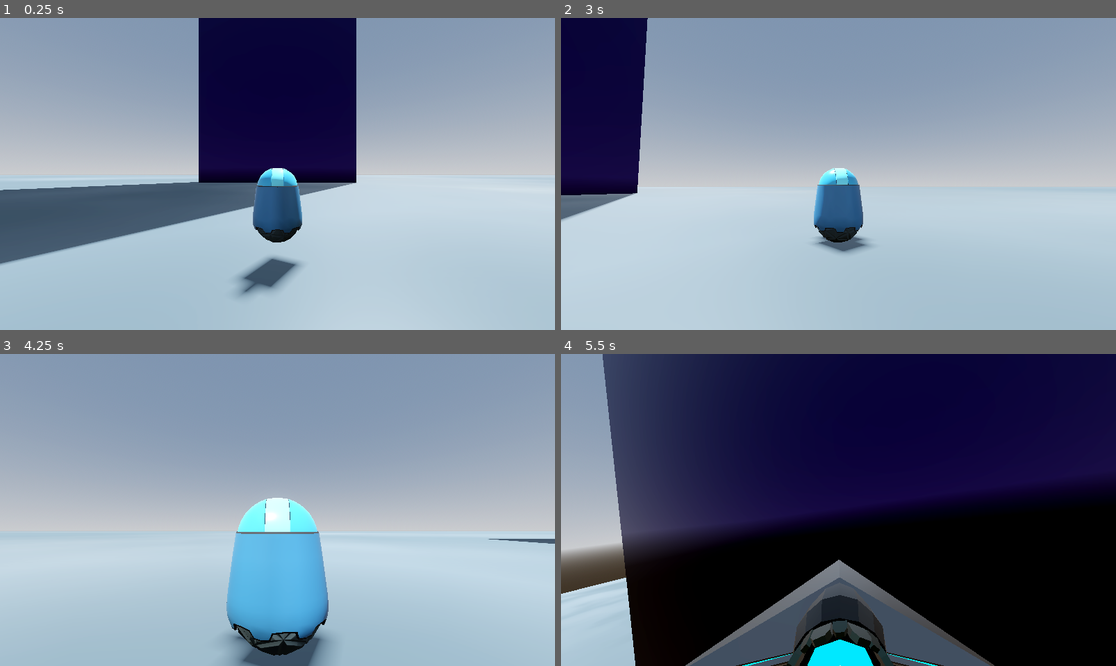
Above: before the commit, frames 1-4 (two rows, left to right).
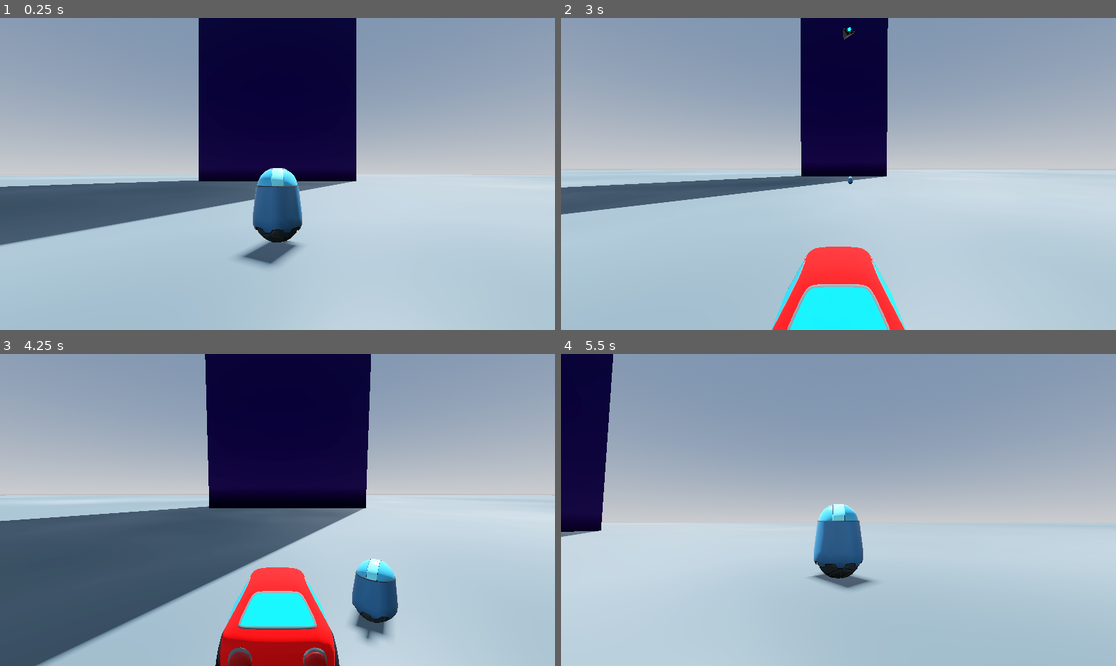
Above: after the commit, the same moments.

Repository: TristanCherrier/mcg-2026-groupe-4
Game: Godot game, scene res://main.tscn
Two runs of this game, one before a commit and one after it. Both use one fixed random seed, a clock stepped at 60 frames per second and the inputs below.
Inputs (mouse positions are in pixels of both pictures, inside the frame that each line leads up to):
- Up to frame 1 (0.25 s): no input
- Up to frame 2 (3 s): move the mouse to (866, 174) at 0.52 s; hold W (Roll_Forward) from 0.53 s (still down); tap one key every 0.75 s from 0.6 s: C (Mode_Switch) Mouse wheel up (Zoom_In) Mouse wheel down (Zoom_Out) C (Mode_Switch); move the mouse to (810, 174) at 1.27 s; move the mouse to (849, 167) at 2.02 s; move the mouse to (832, 180) at 2.77 s
- Up to frame 3 (4.25 s): keep holding W (Roll_Forward); move the mouse to (316, 513) at 3.52 s; tap Mouse wheel up (Zoom_In) at 3.6 s
- Up to frame 4 (5.5 s): keep holding W (Roll_Forward); move the mouse to (794, 506) at 4.27 s; tap Mouse wheel down (Zoom_Out) at 4.35 s; move the mouse to (844, 510) at 5.02 s; tap C (Mode_Switch) at 5.1 s

The runs differ from the first frame. In frame 1, 3.9% of the frame differs, in the area x 0-86%, y 50-90%; in frame 2, 27%; in frame 3, 51%; in frame 4, 96%, in the area x 0-100%, y 0-100%.

Commit message:
ajout du vehicule et sa camera, physics cassees, a retravailler

Diff:
--- /dev/null
+++ b/Phys_Materials/pm_Chassis.tres
@@ -0,0 +1,5 @@
+[gd_resource type="PhysicsMaterial" format=3 uid="uid://b2o7y28op0vnc"]
+
+[resource]
+friction = 0.05
+bounce = 0.1
--- /dev/null
+++ b/Phys_Materials/pm_Tire.tres
@@ -0,0 +1,4 @@
+[gd_resource type="PhysicsMaterial" format=3 uid="uid://darkqiu06y2ai"]
+
+[resource]
+friction = 0.0
--- /dev/null
+++ b/Scripts/car.gd
@@ -0,0 +1,156 @@
+extends RigidBody3D
+
+@export
+var DebugCube : Node3D
+@export
+var Chassis : Node3D
+var Chassis_Model : MeshInstance3D
+@export
+var WheelFrontRight : Node3D
+var WheelFrontRight_Model : MeshInstance3D
+@export
+var WheelFrontLeft : Node3D
+var WheelFrontLeft_Model : MeshInstance3D
+@export
+var WheelBackRight : Node3D
+var WheelBackRight_Model : MeshInstance3D
+@export
+var WheelBackLeft : Node3D
+var WheelBackLeft_Model : MeshInstance3D
+
+var engineSpeed : float = 0
+var maxSpeed : float = 10
+var maxReverseSpeed : float = 20 #TODO
+var acceleration : float = 2 #Barely matters.
+var deceleration : float = 2 #Same.
+@export
+var brakePower : float = 2 #Divides engineSpeed. Should be higher than 1.
+@export
+var eBrakeFriction : float = 0.3 #Front wheels friction for drifting.
+var lerpFriction : float = 0
+var grip : float = 1.0 #Used in sideways drag. Set to minGrip or maxGrip depending on E-Brake Input.
+@export
+var minGrip : float = 0.5
+@export
+var maxGrip : float = 10.0
+var maxSteerAngle : float = deg_to_rad(60)
+var wishSteerAngle : float;
+var currentSteerAngle : float = 0.0
+@export
+var steerFactor : float = 8 #lower = more steer on e-brake
+@export_range(0,0.1)
+var adaptiveSteering : float #0 (full steering) to 0.1 (no steering).
+var going = false
+var frontGrounded = false
+var backGrounded = false
+var blend_chassis : float = 0
+var blend_wheels : float = 0
+var cycle : float
+const frequency : float = 50
+
+var backWheelsOffset = Vector3.ZERO;
+var frontWheelsOffset = Vector3.ZERO;
+
+var wheels : Array[Node3D]
+var wheelRBs : Array[RigidBody3D]
+var wheelModels : Array[MeshInstance3D]
+var springs : Array[Joint3D]
+var rays : Array[RayCast3D]
+
+# Called when the node enters the scene tree for the first time.
+func _ready() -> void:
+	Chassis_Model = Chassis.get_child(0)
+	wheels.append(WheelFrontRight)
+	wheels.append(WheelFrontLeft)
+	wheels.append(WheelBackRight)
+	wheels.append(WheelBackLeft)
+
+	for i in range(4):
+		wheelRBs.append(wheels[i].get_child(0))
+		wheelModels.append(wheelRBs[i].get_child(0).get_child(0))
+		springs.append(wheels[i].get_child(1))
+		springs[i].node_a = self.get_path()
+		rays.append(wheelRBs[i].get_child(1))
+
+
+# Called every frame. 'delta' is the elapsed time since the previous frame.
+func _process(delta: float) -> void:
+	cycle += delta
+	cycle = fmod(cycle, TAU)
+	if(going):
+		blend_wheels = lerp(blend_wheels, cos(cycle * frequency) / 2 + 0.5, 0.2)
+		blend_chassis = lerp(blend_chassis, sin(cycle * frequency / 1.7) / 2 + 0.5, 0.2)
+	else:
+		blend_wheels = lerp(blend_wheels, 0.0, 0.1)
+		blend_chassis = lerp(blend_chassis, 0.0, 0.1)
+	Chassis_Model.set_blend_shape_value(0, blend_chassis * 0.2)
+
+	for i in range(4):
+		wheelModels[i].set_blend_shape_value(0, blend_wheels)
+
+func _physics_process(_delta: float) -> void:
+	backWheelsOffset = (wheelRBs[2].global_position + wheelRBs[3].global_position) / 2 - global_position
+	frontWheelsOffset = (wheelRBs[0].global_position + wheelRBs[1].global_position) / 2 - global_position
+
+	frontGrounded = false
+	for i in range(2): #Front wheels only for Steering.
+		if (rays[i].is_colliding()):
+			frontGrounded = true
+
+	backGrounded = false
+	for i in range(2,4): #Back wheels only for RWD.
+		if (rays[i].is_colliding()):
+			backGrounded = true
+
+
+func _integrate_forces(_state : PhysicsDirectBodyState3D) -> void:
+	var LocalVelocity : Vector3
+	LocalVelocity = linear_velocity.rotated(global_basis.x, -global_rotation.x).rotated(global_basis.y, -global_rotation.y).rotated(global_basis.z, -global_rotation.z)
+
+	if Input.is_action_pressed("Gas"):
+		engineSpeed += acceleration
+		going = true
+	else:
+		engineSpeed -= deceleration
+		engineSpeed = max(engineSpeed, 0)
+		going = false
+	if Input.is_action_pressed("Brake"):
+		# --- !!! IMPLEMENT REVERSE !!! ---
+		engineSpeed /= brakePower
+	if Input.is_action_pressed("E-Brake"):
+		grip = lerp(grip, minGrip, 0.3)
+		lerpFriction = lerp(lerpFriction, eBrakeFriction, 0.03)
+	else:
+		grip = lerp(grip, maxGrip, 0.02)
+		lerpFriction = lerp(lerpFriction, 0.0, 0.1)
+
+	for i in range(4):
+		wheelRBs[i].physics_material_override.friction = lerpFriction
+
+	wishSteerAngle = 0.0
+	if Input.is_action_pressed("Steer_Right"):
+		wishSteerAngle = -maxSteerAngle / max(1, (abs(LocalVelocity.z) * adaptiveSteering) + 1)
+	if Input.is_action_pressed("Steer_Left"):
+		wishSteerAngle = maxSteerAngle / max(1, (abs(LocalVelocity.z) * adaptiveSteering) + 1)
+
+	currentSteerAngle = lerp(currentSteerAngle, wishSteerAngle, 0.1)
+	wheelModels[0].rotation = Vector3(0, currentSteerAngle, 0)
+	wheelModels[1].rotation = Vector3(0, currentSteerAngle, 0)
+
+	engineSpeed = max(min(engineSpeed, maxSpeed), -maxReverseSpeed)
+
+	var forwardForceLoss : float
+	forwardForceLoss = -global_basis.z.dot(-global_basis.z.rotated(Vector3.UP, currentSteerAngle))#0 is full loss, 1 is full preservation.
+
+	if (backGrounded):
+		#RWD
+		apply_force(-global_basis.z * engineSpeed * (forwardForceLoss if frontGrounded else 1.0) * mass, backWheelsOffset + global_basis.y)
+		DebugCube.global_position = global_position + backWheelsOffset
+	if (frontGrounded):
+		#Steering
+		var steerVector : Vector3
+		steerVector = -global_basis.z.rotated(global_basis.y, currentSteerAngle)
+		apply_force(steerVector * -LocalVelocity.z * (1 - forwardForceLoss) * (maxGrip / steerFactor - grip / steerFactor + 1) * mass, frontWheelsOffset + global_basis.y)
+		if frontGrounded or backGrounded:
+			#Sideways Drag
+			apply_central_force(global_basis.x * -LocalVelocity.x * grip * mass)
--- /dev/null
+++ b/Tiny Car.tscn
@@ -0,0 +1,125 @@
+[gd_scene format=3 uid="uid://b4e7srg40yj6u"]
+
+[ext_resource type="PhysicsMaterial" path="res://Phys_Materials/pm_Chassis.tres" id="1_f8n80"]
+[ext_resource type="Script" uid="uid://142ticl2twb7" path="res://Scripts/car.gd" id="2_5au2c"]
+[ext_resource type="PackedScene" uid="uid://dpbb7racjjq4d" path="res://Imports/TinyCar_Chassis.glb" id="3_5au2c"]
+[ext_resource type="PackedScene" uid="uid://c3qk1rgqu22q5" path="res://Wheel.tscn" id="4_5au2c"]
+[ext_resource type="Script" uid="uid://osskftcdcf0n" path="res://car_cam.gd" id="5_f8n80"]
+
+[sub_resource type="BoxMesh" id="BoxMesh_nscyy"]
+
+[sub_resource type="CapsuleShape3D" id="CapsuleShape3D_f8n80"]
+margin = 0.1
+height = 3.97
+
+[sub_resource type="CapsuleShape3D" id="CapsuleShape3D_ogf12"]
+margin = 0.1
+height = 4.039
+
+[sub_resource type="CapsuleShape3D" id="CapsuleShape3D_fs5n4"]
+margin = 0.1
+height = 7.023445
+
+[sub_resource type="BoxShape3D" id="BoxShape3D_f8n80"]
+size = Vector3(3.8612592, 0.39995193, 6.01972)
+
+[sub_resource type="CapsuleShape3D" id="CapsuleShape3D_vd8bf"]
+radius = 1.4291992
+height = 3.951973
+
+[sub_resource type="CapsuleShape3D" id="CapsuleShape3D_h5r1j"]
+radius = 1.4169922
+height = 3.951973
+
+[sub_resource type="CapsuleShape3D" id="CapsuleShape3D_xavd2"]
+radius = 1.5019531
+height = 3.951973
+
+[node name="Tiny Car" type="Node3D" unique_id=379070049]
+physics_interpolation_mode = 1
+
+[node name="DebugCube" type="MeshInstance3D" parent="." unique_id=1350677511]
+transform = Transform3D(1, 0, 8.351872e-23, 0, 1, 0, 8.351872e-23, 0, 1, 1.7763568e-15, 0, 0)
+visible = false
+mesh = SubResource("BoxMesh_nscyy")
+
+[node name="CarRB" type="RigidBody3D" parent="." unique_id=1966356107 node_paths=PackedStringArray("DebugCube", "Chassis", "WheelFrontRight", "WheelFrontLeft", "WheelBackRight", "WheelBackLeft")]
+mass = 70.0
+physics_material_override = ExtResource("1_f8n80")
+center_of_mass_mode = 1
+center_of_mass = Vector3(0, 0.05, 0)
+inertia = Vector3(5000, 5000, 2500)
+freeze_mode = 1
+continuous_cd = true
+angular_damp = 2.0
+script = ExtResource("2_5au2c")
+DebugCube = NodePath("../DebugCube")
+Chassis = NodePath("TinyCar_Chassis")
+WheelFrontRight = NodePath("../Wheel_FrontRight")
+WheelFrontLeft = NodePath("../Wheel_FrontLeft")
+WheelBackRight = NodePath("../Wheel_BackRight")
+WheelBackLeft = NodePath("../Wheel_BackLeft")
+
+[node name="TinyCar_Chassis" parent="CarRB" unique_id=202550122 instance=ExtResource("3_5au2c")]
+transform = Transform3D(0.1, 0, 0, 0, 0.1, 0, 0, 0, 0.1, 0, 0, 0)
+
+[node name="Col_Front" type="CollisionShape3D" parent="CarRB" unique_id=1074699585]
+transform = Transform3D(-4.371139e-09, 0.1, 4.371139e-09, 0, -4.371139e-09, 0.1, 0.1, 4.371139e-09, 1.9106854e-16, 0, -0.02, -0.307)
+shape = SubResource("CapsuleShape3D_f8n80")
+
+[node name="Col_Back" type="CollisionShape3D" parent="CarRB" unique_id=1157705904]
+transform = Transform3D(-4.371139e-09, 0.1, 4.371139e-09, 0, -4.371139e-09, 0.1, 0.1, 4.371139e-09, 1.9106854e-16, 0, -0.02, 0.296)
+visible = false
+shape = SubResource("CapsuleShape3D_ogf12")
+
+[node name="Col_Right" type="CollisionShape3D" parent="CarRB" unique_id=1310551698]
+transform = Transform3D(0.09999778, -0.00066671084, -2.9142855e-11, 0, -4.371139e-09, 0.1, -0.00066671084, -0.09999778, -4.3710418e-09, 0.15, -0.02, -0.005)
+visible = false
+shape = SubResource("CapsuleShape3D_fs5n4")
+
+[node name="Col_Left" type="CollisionShape3D" parent="CarRB" unique_id=363379688]
+transform = Transform3D(0.099997565, 0.000698126, 3.051606e-11, 0, -4.371139e-09, 0.1, 0.000698126, -0.099997565, -4.3710324e-09, -0.15, -0.02, -0.005)
+visible = false
+shape = SubResource("CapsuleShape3D_fs5n4")
+
+[node name="Col_Bottom" type="CollisionShape3D" parent="CarRB" unique_id=639211957]
+transform = Transform3D(0.1, 0, 0, 0, 0.1, 0, 0, 0, 0.1, 0, -0.049, -0.005)
+visible = false
+shape = SubResource("BoxShape3D_f8n80")
+
+[node name="Col_TopBack" type="CollisionShape3D" parent="CarRB" unique_id=1473887447]
+transform = Transform3D(-4.371139e-09, -0.1, 0, 0.1, -4.371139e-09, 0, 0, 0, 0.1, 0, 0.093, 0.201)
+visible = false
+shape = SubResource("CapsuleShape3D_vd8bf")
+
+[node name="Col_Top" type="CollisionShape3D" parent="CarRB" unique_id=242603811]
+transform = Transform3D(0.1, 0, 0, 0, -4.371139e-09, -0.1, 0, 0.1, -4.371139e-09, 0, 0.138, 0.074)
+visible = false
+shape = SubResource("CapsuleShape3D_h5r1j")
+
+[node name="Col_TopMiddle" type="CollisionShape3D" parent="CarRB" unique_id=1419265818]
+transform = Transform3D(-4.371139e-09, -0.1, 0, 0.1, -4.371139e-09, 0, 0, 0, 0.1, 0, 0.0554922, -0.16024876)
+visible = false
+shape = SubResource("CapsuleShape3D_xavd2")
+
+[node name="Wheel_FrontRight" parent="." unique_id=1439131984 instance=ExtResource("4_5au2c")]
+transform = Transform3D(1, 0, 0, 0, 1, 0, 0, 0, 1, 0.18, -0.038, -0.18)
+
+[node name="Wheel_FrontLeft" parent="." unique_id=904916321 instance=ExtResource("4_5au2c")]
+transform = Transform3D(1, 0, 0, 0, 1, 0, 0, 0, 1, -0.18, -0.038, -0.18)
+
+[node name="Wheel_BackRight" parent="." unique_id=154170976 instance=ExtResource("4_5au2c")]
+transform = Transform3D(1, 0, 0, 0, 1, 0, 0, 0, 1, 0.18, -0.038, 0.18)
+
+[node name="Wheel_BackLeft" parent="." unique_id=958828909 instance=ExtResource("4_5au2c")]
+transform = Transform3D(1, 0, 0, 0, 1, 0, 0, 0, 1, -0.18, -0.038, 0.18)
+
+[node name="cam_target" type="Node3D" parent="." unique_id=2126673926]
+transform = Transform3D(1, 0, 0, 0, 1, 0, 0, 0, 1, 0, 0.32881898, 1.0811763)
+
+[node name="cam" type="Camera3D" parent="." unique_id=1027695816 node_paths=PackedStringArray("car_rb", "target")]
+transform = Transform3D(1, 0, 0, 0, 1, 0, 0, 0, 1, 0, 0.32881898, 1.0811763)
+visible = false
+script = ExtResource("5_f8n80")
+car_rb = NodePath("../CarRB")
+target = NodePath("../cam_target")
--- /dev/null
+++ b/Wheel.tscn
@@ -0,0 +1,36 @@
+[gd_scene format=3 uid="uid://c3qk1rgqu22q5"]
+
+[ext_resource type="PhysicsMaterial" path="res://Phys_Materials/pm_Tire.tres" id="1_5it63"]
+[ext_resource type="PackedScene" uid="uid://cwroldwjdtmay" path="res://Imports/TinyCar_Wheel.glb" id="2_sd07o"]
+
+[sub_resource type="SphereShape3D" id="SphereShape3D_nscyy"]
+radius = 0.06
+
+[node name="Wheel" type="Node3D" unique_id=1439131984]
+
+[node name="RigidBody3D" type="RigidBody3D" parent="." unique_id=1109400671]
+mass = 0.8
+physics_material_override = ExtResource("1_5it63")
+
+[node name="TinyCar_Wheel" parent="RigidBody3D" unique_id=120946370 instance=ExtResource("2_sd07o")]
+transform = Transform3D(0.1, 0, 0, 0, 0.1, 0, 0, 0, 0.1, 0, 0, 0)
+
+[node name="RayCast3D" type="RayCast3D" parent="RigidBody3D" unique_id=91331362]
+visible = false
+target_position = Vector3(0, -0.13, 0)
+debug_shape_custom_color = Color(1, 0, 0, 1)
+debug_shape_thickness = 5
+
+[node name="CollisionShape3D" type="CollisionShape3D" parent="RigidBody3D" unique_id=1764570233]
+transform = Transform3D(1, 0, 0, 0, 1, 0, 0, 0, 1, 0, -0.049, 0)
+visible = false
+shape = SubResource("SphereShape3D_nscyy")
+
+[node name="Generic6DOFJoint3D4" type="Generic6DOFJoint3D" parent="." unique_id=2049872980]
+visible = false
+node_b = NodePath("../RigidBody3D")
+linear_limit_y/lower_distance = -0.12
+linear_spring_y/enabled = true
+linear_spring_y/stiffness = 2000.0
+linear_spring_y/damping = 1.0
+linear_spring_y/equilibrium_point = -0.081
--- /dev/null
+++ b/car_cam.gd
@@ -0,0 +1,24 @@
+extends Camera3D
+
+@export
+var car_rb : Node3D
+@export
+var target : Node3D
+
+var rotY : float
+var rotX : float
+
+
+func _ready() -> void:
+	Input.mouse_mode = Input.MOUSE_MODE_CAPTURED
+
+func _process(delta: float) -> void:
+	target.global_position = car_rb.global_position + car_rb.global_basis.y * 0.6 + car_rb.global_basis.z * 0.8
+	target.look_at(car_rb.global_position - car_rb.global_basis.z * 20, car_rb.global_basis.y)
+
+	global_position = global_position.lerp(target.global_position, 30 * delta)
+
+	var target_quat = Quaternion(target.basis.orthonormalized())
+	var cam_quat = Quaternion(basis)
+	cam_quat = cam_quat.normalized().slerp(target_quat.normalized(), 50 * delta)
+	basis = Basis(cam_quat)
--- a/main.tscn
+++ b/main.tscn
@@ -3,6 +3,7 @@
 [ext_resource type="Material" uid="uid://doxjrqjvofjfr" path="res://Materials/floor.tres" id="1_ig7tw"]
 [ext_resource type="PackedScene" uid="uid://bsoailc7aym4d" path="res://ship.tscn" id="3_h2yge"]
 [ext_resource type="PackedScene" uid="uid://dn1a0psrdpmyg" path="res://robot.tscn" id="4_1bvp3"]
+[ext_resource type="PackedScene" uid="uid://b4e7srg40yj6u" path="res://Tiny Car.tscn" id="5_7mycd"]
 [ext_resource type="Script" uid="uid://cn4rvywhvpsp6" path="res://Scripts/mode_swicher.gd" id="5_lquwl"]
 
 [sub_resource type="ProceduralSkyMaterial" id="ProceduralSkyMaterial_7dm0k"]
@@ -76,5 +77,8 @@
 
 [node name="Mode Swicher" type="Node3D" parent="." unique_id=605745117 node_paths=PackedStringArray("Mode_Nodes", "robot")]
 script = ExtResource("5_lquwl")
-Mode_Nodes = [NodePath("../Robot"), NodePath("../Ship")]
+Mode_Nodes = [NodePath("../Robot"), NodePath("../Ship"), NodePath("../Tiny Car")]
 robot = NodePath("../Robot")
+
+[node name="Tiny Car" parent="." unique_id=379070049 instance=ExtResource("5_7mycd")]
+transform = Transform3D(1, 0, 0, 0, 1, 0, 0, 0, 1, -0.51351357, 1.486419, 19.254147)
--- a/project.godot
+++ b/project.godot
@@ -20,7 +20,7 @@
 Ship_Thrust={
 "deadzone": 0.2,
 "events": [Object(InputEventKey,"resource_local_to_scene":false,"resource_name":"","device":-1,"window_id":0,"alt_press …(192 unchanged characters)…
-, Object(InputEventKey,"resource_local_to_scene":false,"reso …(131 unchanged characters)… d":false,"keycode":0,"physical_keycode":32,"key_label":0,"unicode":32,"location":0,"echo":false,"script":null)
+, Object(InputEventKey,"resource_local_to_scene":false,"reso …(131 unchanged characters)… d":false,"keycode":0,"physical_keycode":4194320,"key_label":0,"unicode":0,"location":0,"echo":false,"script":null)
 ]
 }
 Roll_Forward={
@@ -62,6 +62,35 @@
 "events": [Object(InputEventKey,"resource_local_to_scene":false,"resource_name":"","device":-1,"window_id":0,"alt_press …(191 unchanged characters)…
 ]
 }
+Gas={
+"deadzone": 0.2,
+"events": [Object(InputEventKey,"resource_local_to_scene":false,"resource_name":"","device":-1,"window_id":0,"alt_pressed":false,"shift_pressed":false,"ctrl_pressed":false,"meta_pressed":false,"pressed":false,"keycode":0,"physical_keycode":87,"key_label":0,"unicode":122,"location":0,"echo":false,"script":null)
+, Object(InputEventKey,"resource_local_to_scene":false,"resource_name":"","device":-1,"window_id":0,"alt_pressed":false,"shift_pressed":false,"ctrl_pressed":false,"meta_pressed":false,"pressed":false,"keycode":0,"physical_keycode":4194320,"key_label":0,"unicode":0,"location":0,"echo":false,"script":null)
+]
+}
+Brake={
+"deadzone": 0.2,
+"events": [Object(InputEventKey,"resource_local_to_scene":false,"resource_name":"","device":-1,"window_id":0,"alt_pressed":false,"shift_pressed":false,"ctrl_pressed":false,"meta_pressed":false,"pressed":false,"keycode":0,"physical_keycode":83,"key_label":0,"unicode":115,"location":0,"echo":false,"script":null)
+, Object(InputEventKey,"resource_local_to_scene":false,"resource_name":"","device":-1,"window_id":0,"alt_pressed":false,"shift_pressed":false,"ctrl_pressed":false,"meta_pressed":false,"pressed":false,"keycode":0,"physical_keycode":4194322,"key_label":0,"unicode":0,"location":0,"echo":false,"script":null)
+]
+}
+E-Brake={
+"deadzone": 0.2,
+"events": [Object(InputEventKey,"resource_local_to_scene":false,"resource_name":"","device":-1,"window_id":0,"alt_pressed":false,"shift_pressed":false,"ctrl_pressed":false,"meta_pressed":false,"pressed":false,"keycode":0,"physical_keycode":32,"key_label":0,"unicode":32,"location":0,"echo":false,"script":null)
+]
+}
+Steer_Left={
+"deadzone": 0.2,
+"events": [Object(InputEventKey,"resource_local_to_scene":false,"resource_name":"","device":-1,"window_id":0,"alt_pressed":false,"shift_pressed":false,"ctrl_pressed":false,"meta_pressed":false,"pressed":false,"keycode":0,"physical_keycode":65,"key_label":0,"unicode":113,"location":0,"echo":false,"script":null)
+, Object(InputEventKey,"resource_local_to_scene":false,"resource_name":"","device":-1,"window_id":0,"alt_pressed":false,"shift_pressed":false,"ctrl_pressed":false,"meta_pressed":false,"pressed":false,"keycode":0,"physical_keycode":4194319,"key_label":0,"unicode":0,"location":0,"echo":false,"script":null)
+]
+}
+Steer_Right={
+"deadzone": 0.2,
+"events": [Object(InputEventKey,"resource_local_to_scene":false,"resource_name":"","device":-1,"window_id":0,"alt_pressed":false,"shift_pressed":false,"ctrl_pressed":false,"meta_pressed":false,"pressed":false,"keycode":0,"physical_keycode":68,"key_label":0,"unicode":100,"location":0,"echo":false,"script":null)
+, Object(InputEventKey,"resource_local_to_scene":false,"resource_name":"","device":-1,"window_id":0,"alt_pressed":false,"shift_pressed":false,"ctrl_pressed":false,"meta_pressed":false,"pressed":false,"keycode":0,"physical_keycode":4194321,"key_label":0,"unicode":0,"location":0,"echo":false,"script":null)
+]
+}
 
 [physics]
 
--- a/robot.tscn
+++ b/robot.tscn
@@ -21,6 +21,7 @@
 [node name="ball_rb" type="RigidBody3D" parent="." unique_id=1427333599 node_paths=PackedStringArray("CamNode")]
 mass = 10.0
 physics_material_override = ExtResource("1_dfm56")
+gravity_scale = 10.0
 can_sleep = false
 angular_damp = 100.0
 script = ExtResource("2_7xofo")
@@ -62,6 +63,7 @@
 
 [node name="robot_cam" type="Camera3D" parent="body_rb/cam_node/cam_subNode" unique_id=297775819]
 transform = Transform3D(1, 0, 0, 0, 1, 0, 0, 0, 1, 0, 0.22, 1)
+visible = false
 current = true
 
 [node name="PinJoint3D" type="PinJoint3D" parent="." unique_id=1863421410]
--- a/ship.tscn
+++ b/ship.tscn
@@ -30,6 +30,7 @@
 transform = Transform3D(1, 0, 0, 0, 1.0000002, 0, 0, 0, 1.0000002, 0, 0.009555028, 0.18293166)
 
 [node name="CollisionShape3D" type="CollisionShape3D" parent="ship_rb" unique_id=17168898]
+visible = false
 shape = SubResource("ConvexPolygonShape3D_c3vuw")
 
 [node name="cam_target" type="Node3D" parent="." unique_id=78353516]
@@ -37,6 +38,7 @@
 
 [node name="ship_cam" type="Camera3D" parent="." unique_id=128466678 node_paths=PackedStringArray("ship_rb", "target")]
 transform = Transform3D(1, 0, 0, 0, 1, 0, 0, 0, 1, 0, 0.37509948, 1.6979051)
+visible = false
 script = ExtResource("5_78o8j")
 ship_rb = NodePath("../ship_rb")
 target = NodePath("../cam_target")
Binary file added: Imports/TinyCar_Chassis.glb
Not shown, added: Imports/TinyCar_Chassis.glb.import
Binary file added: Imports/TinyCar_Wheel.glb
Not shown, added: Imports/TinyCar_Wheel.glb.import
Not shown, added: Scripts/car.gd.uid
Not shown, added: car_cam.gd.uid
